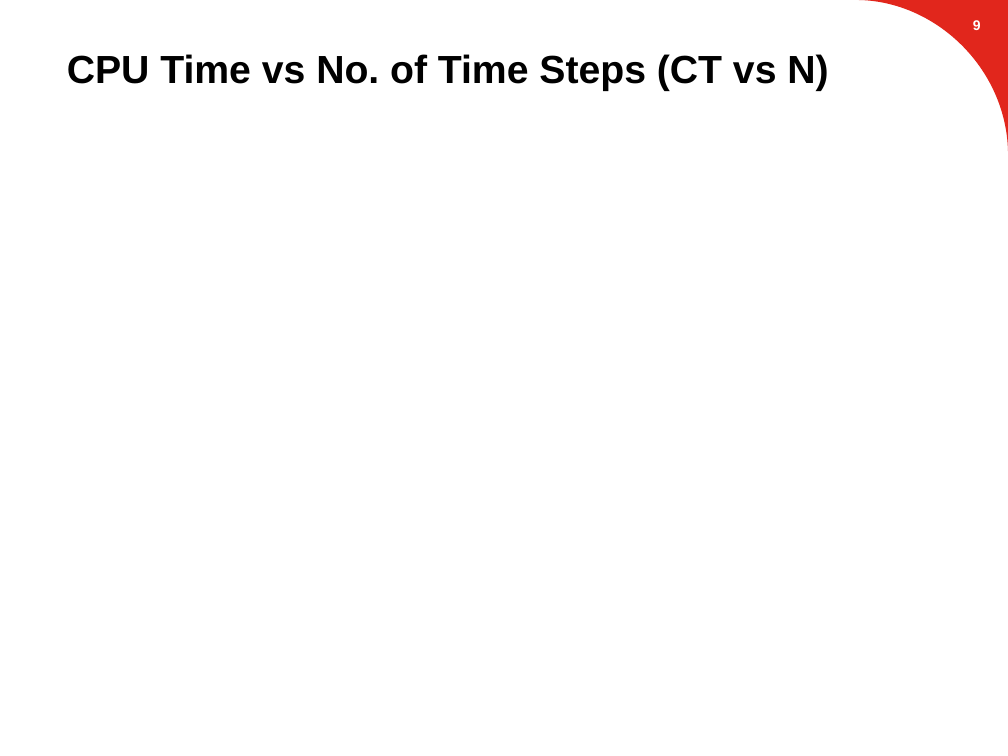
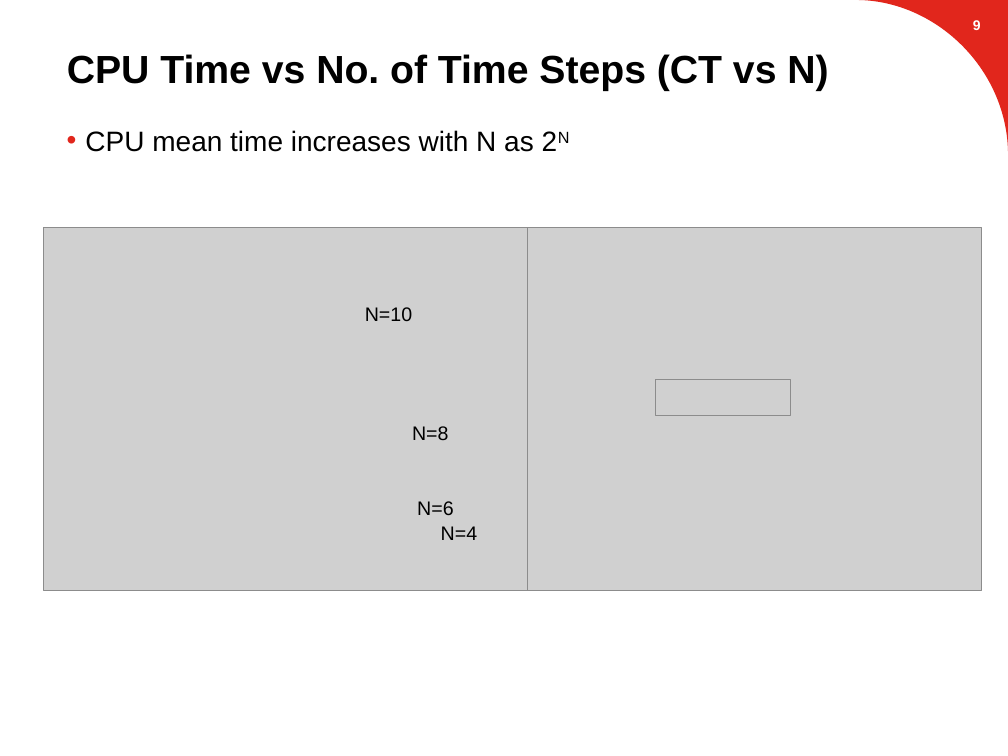
Before and after one commit to suvoganguli/GIG-MPC-Laplacian, a slide deck: slide 10 of 2D Results (03-19-2018).pptx. Drawn at 1008x756 pixels with LibreOffice and Linux fonts; fonts in the diff are those of the drawing; grey boxes stand for pictures; background and template pictures are left out. Boxes give left, top, right and bottom in pixels: in the first picture for what was removed or moved away, otherwise in the second. Text is boxed around its words. In the diff, an @@ line names an element or a change of style, - is before the commit and + after.

Commit message:
updated ppt ... in progress

```diff
--- a/2D Results (03-19-2018).pptx
+++ b/2D Results (03-19-2018).pptx
@@ text added at <box>85,130,534,152</box>, 20 pt, text #000000 @@
+• CPU mean time increases with N as 2N
@@ picture added at <box>498,228,982,591</box> @@
@@ group added at <box>43,228,527,591</box>: 4 texts, 1 picture @@
+N=4
+N=6
+N=8
+N=10
@@ picture added at <box>656,380,790,416</box> @@
```
